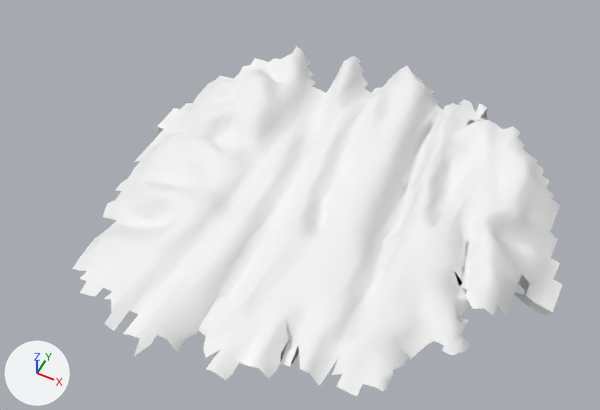
The OBJ model public/static/models/product_on-agate_mortar/product_on-agate_mortar.obj: old version first, new version second.
Rendered twice from a 50 mm camera at (22.0, -47.2, 56.0) aimed at (-0.4, -2.4, 0.0). Lighting does not change. The marker at lower left points along +X, +Y and +Z. Where no turn or scale is listed for an object, it has been applied to the vertices.

In view in the first picture: 'product_on-agate_mortar'.
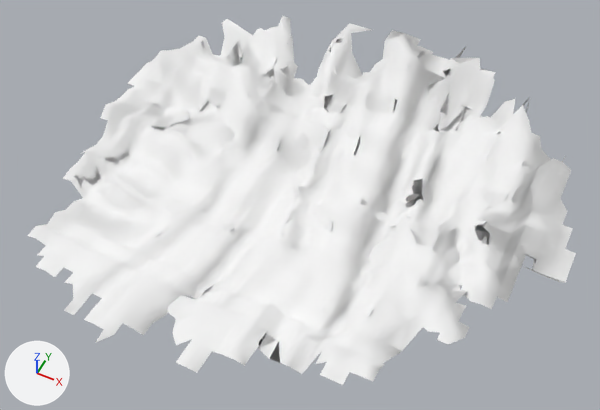
Changed parts and their boxes [x1, y1, x2, y2] in the pictures (600 x 410 px):
'product_on-agate_mortar', reshaped (12% wider)
    before: [72, 46, 563, 396]
    after: [27, 16, 576, 385]

What changed in the scene script:
```text
Change me_product_on_agate_mortar:
    used by ob_product_on_agate_mortar; location = (0.0, 0.0, 0.0)
    remove me_product_on_agate_mortar.from_pydata(...)  # 2603 vertices, 2378 faces; spans x -20.4..23.2, y -21.6..22.8, z -5.0..-0.1
    add me_product_on_agate_mortar.from_pydata(...)  # 2574 vertices, 2326 faces; spans x -20.4..23.2, y -24.8..21.6, z -2.0..6.0
    me_product_on_agate_mortar part 1: the loose piece of 2596 vertices spanning x -20.4..23.2, y -21.6..22.8, z -5.0..-0.1 is rebuilt with 2567 vertices and now spans x -20.4..23.2, y -24.8..21.6, z -2.0..6.0
```
